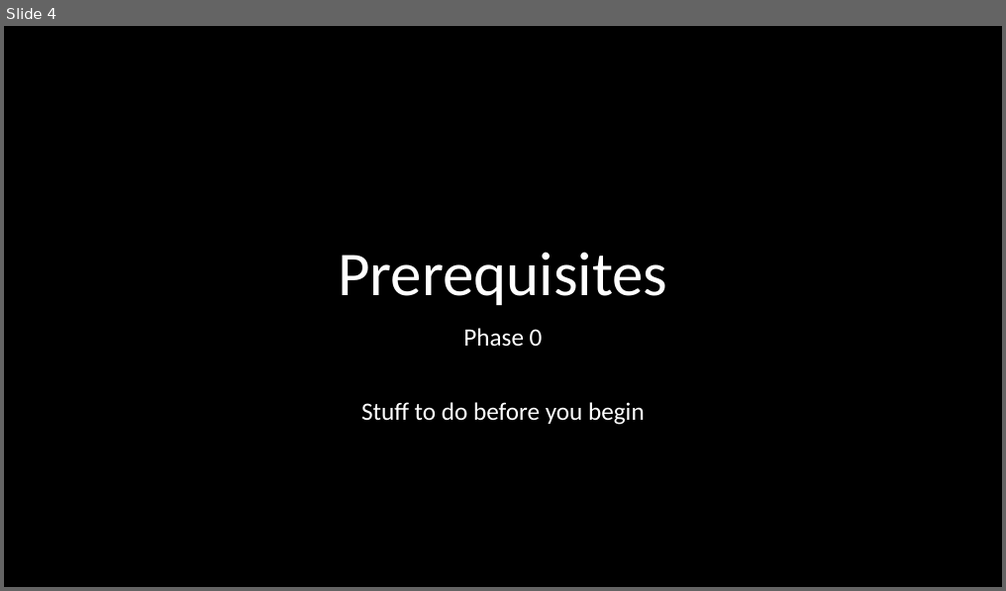
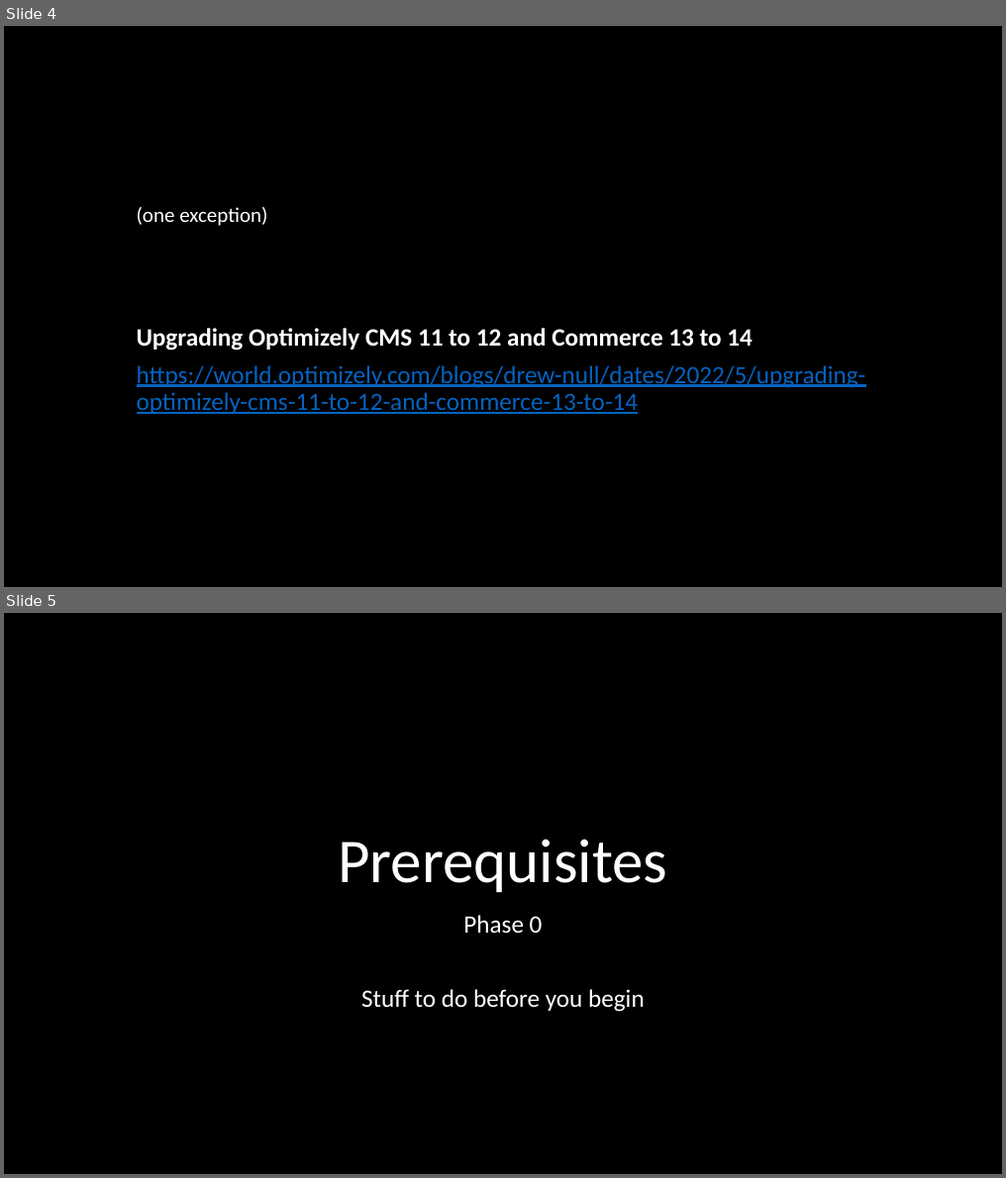
Before and after one commit to DrewNull/optimizely-cms12-upgrade, a slide deck: Presentation--Upgrading-to-CMS-12-and-Commerce-14.pptx. Shown one above the other, each under a label of ours: slide 4 before the commit, slides 4 and 5 after it. The pictures are 1006x591 and 1006x1178 pixels, drawn with LibreOffice and Linux fonts; fonts in the diff are those of the drawing. Boxes give left, top, right and bottom in pixels: in the first picture for what was removed or moved away, otherwise in the second. Text is boxed around its words. In the diff, an @@ line names an element or a change of style, - is before the commit and + after.

```diff
--- a/Presentation--Upgrading-to-CMS-12-and-Commerce-14.pptx
+++ b/Presentation--Upgrading-to-CMS-12-and-Commerce-14.pptx
@@ slide 4 added at <box>4,26,1002,587</box>, background #000000 @@
@@ title added at <box>137,207,267,226</box>, 20 pt, text #FFFFFF @@
+(one exception)
@@ subtitle added at <box>137,328,866,414</box>, 24 pt, text #0563C1, underline @@
+Upgrading Optimizely CMS 11 to 12 and Commerce 13 to 14
+https://world.optimizely.com/blogs/drew-null/dates/2022/5/upgrading-optimizely-cms-11-to-12-and-commerce-13-to-14
@@ what was slide 4 is now slide 5 @@
```
Also in this commit, not shown: 5 slides changed, 2 other slides added.
